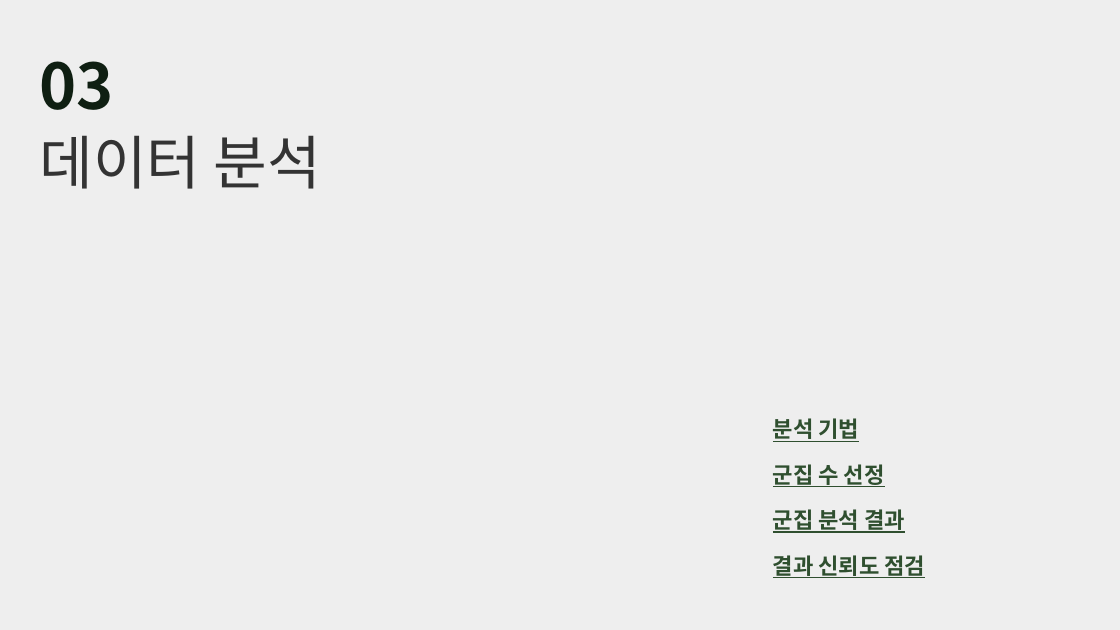
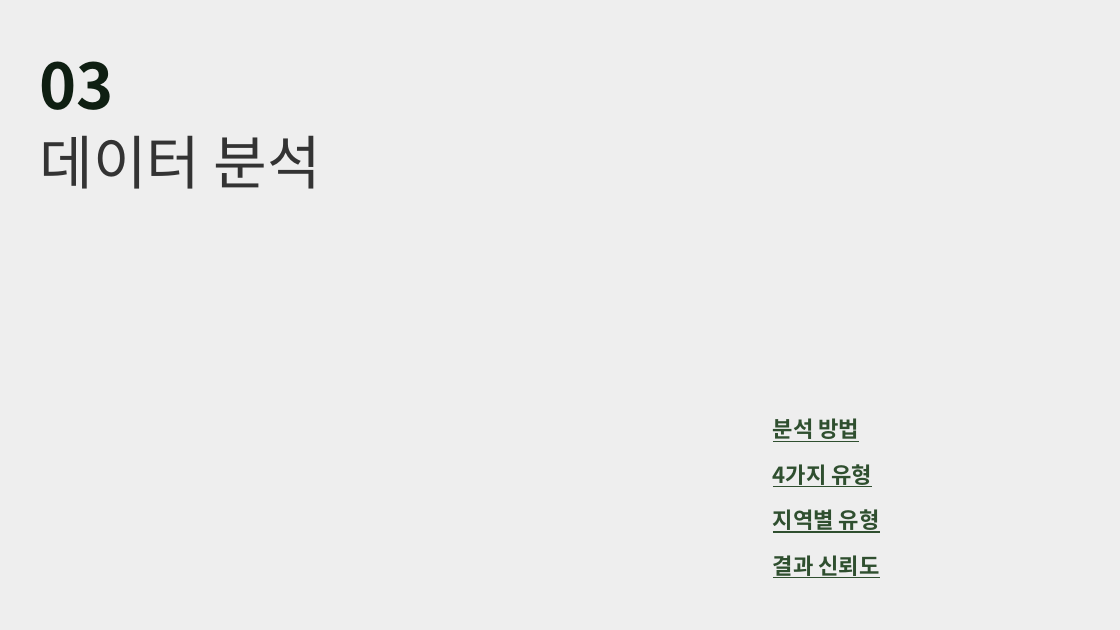
Before and after one commit to hanjune1121-afk/-, a slide deck: slide 6 of 발표자료/강원고랭지_토양유실_15쪽이후.pptx (slide 13 before the commit). Drawn at 1120x630 pixels with LibreOffice and Linux fonts; fonts in the diff are those of the drawing. Boxes give left, top, right and bottom in pixels: in the first picture for what was removed or moved away, otherwise in the second. Text is boxed around its words. In the diff, an @@ line names an element or a change of style, - is before the commit and + after.

```diff
--- a/발표자료/강원고랭지_토양유실_15쪽이후.pptx
+++ b/발표자료/강원고랭지_토양유실_15쪽이후.pptx
@@ text at [773, 418, 859, 442]: text changed @@
-분석 기법
+분석 방법
@@ text at [773, 464, 873, 487]: text changed @@
-군집 수 선정
+4가지 유형
@@ text at [773, 509, 880, 533]: text changed @@
-군집 분석 결과
+지역별 유형
@@ text at [773, 555, 879, 578]: text changed @@
-결과 신뢰도 점검
+결과 신뢰도
```
Also in this commit, not shown: 18 other slides changed, 14 slides added, 11 slides removed, 4 other files.
